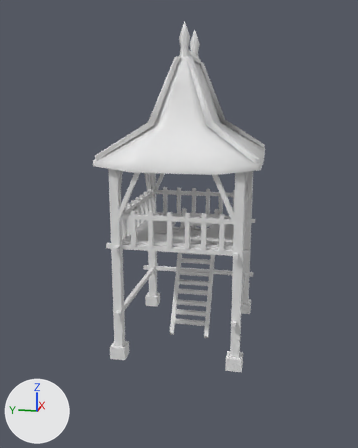
One commit to the COLLADA model art/meshes/structural/yawadwipa/wood_tower.dae: the scene before it, then after it.
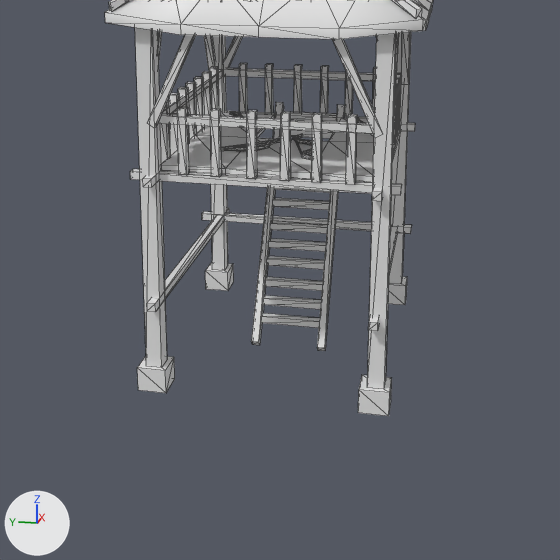
There are two pictures of each version: one whole from a camera (50 mm lens) standing at (-25.6, -4.5, 12.5) and looking at (-0.4, 0.5, 6.2), one close up on the part from 11% to 93% of the width and 34% to 100% of the height. The axes (+X, +Y, +Z) are drawn at lower left. The lights are the same throughout. The first two pictures are the older version. The close-ups show mesh edges as thin lines. Materials are left out; every surface is plain grey.

Names of what the first close-up shows: 'wood_tower'.
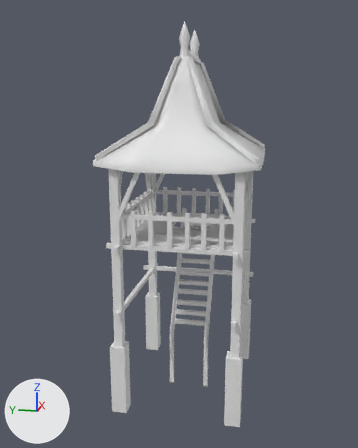
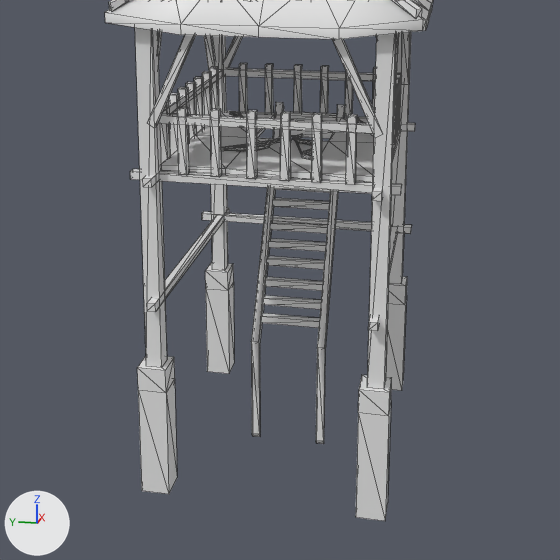
The newer file is also turned or shifted as a whole; pictures and numbers use the older file's frame.

Diff of the bpy script that builds the scene:
```diff
--- a/art/meshes/structural/yawadwipa/wood_tower.dae.py
+++ b/art/meshes/structural/yawadwipa/wood_tower.dae.py
@@ me_esfera_003 @@
 # used by ob_wood_tower; location = (0.0, 0.0, 0.0)
-me_esfera_003.from_pydata(...)  # 1013 vertices, 1638 faces; spans x -4.2..3.7, y -3.7..3.8, z -0.2..16.1
+me_esfera_003.from_pydata(...)  # 1037 vertices, 1690 faces; spans x -4.2..3.7, y -3.7..3.8, z -3.2..16.1
+# me_esfera_003 part 1
+# 24 new vertices lie (0.0, 0.0, -3.0) away from vertices in x -4.1..3.5, y -3.2..3.3, z -0.2..0.0
+# 52 new faces join them
```

What differs and where, as boxes [x1, y1, x2, y2] in the close-ups (560 x 560 px):
'wood_tower', reshaped: before [105, 0, 433, 416]; after [105, 0, 433, 521]
part 1 of me_esfera_003, added: after [138, 282, 406, 521]
